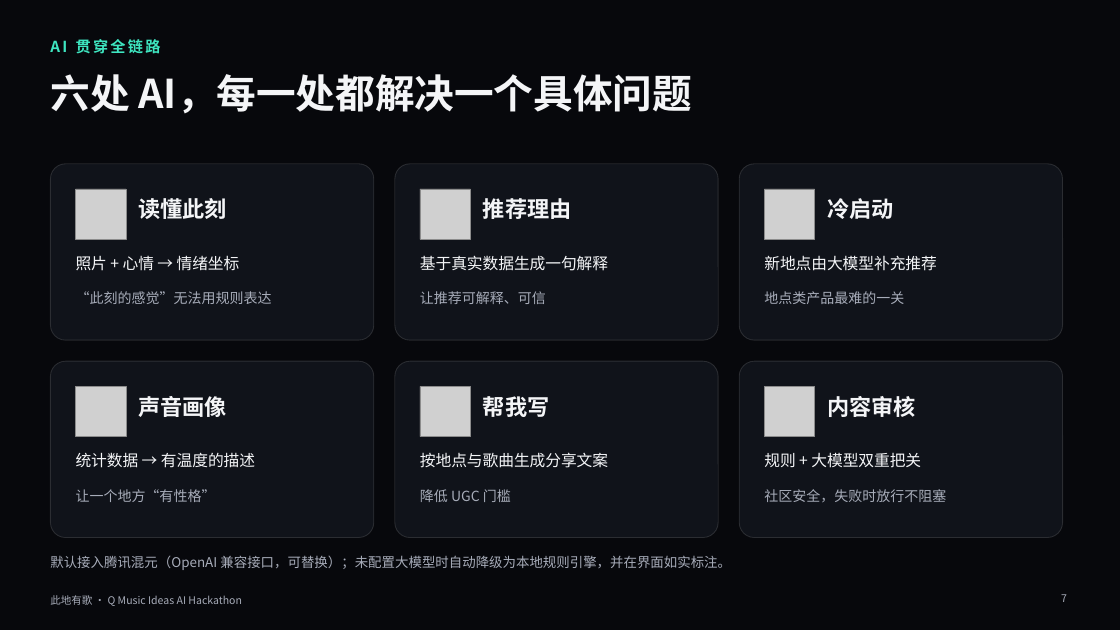
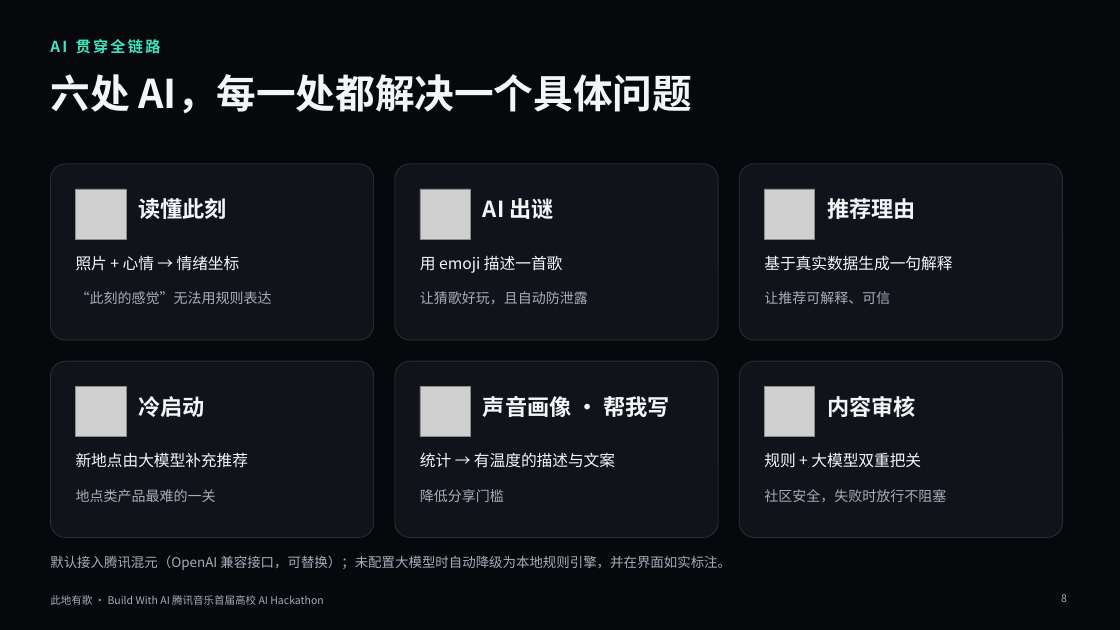
Before and after one commit to QHY8IV/MusicHere, a slide deck: slide 8 of pitch/此地有歌-路演.pptx (slide 7 before the commit). Drawn at 1120x630 pixels with LibreOffice and Linux fonts; fonts in the diff are those of the drawing; grey boxes stand for pictures; background and template pictures are left out. Boxes give left, top, right and bottom in pixels: in the first picture for what was removed or moved away, otherwise in the second. Text is boxed around its words. In the diff, an @@ line names an element or a change of style, - is before the commit and + after.

```diff
--- a/pitch/此地有歌-路演.pptx
+++ b/pitch/此地有歌-路演.pptx
@@ text at (483,198,553,219): text changed @@
-推荐理由
+AI 出谜
@@ text at (827,198,915,219): text changed @@
-冷启动
+推荐理由
@@ text at (420,256,562,273): text changed @@
-基于真实数据生成一句解释
+用 emoji 描述一首歌
@@ text at (764,255,952,271): text changed @@
-新地点由大模型补充推荐
+基于真实数据生成一句解释
@@ text at (420,291,588,304): text changed @@
-让推荐可解释、可信
+让猜歌好玩，且自动防泄露
@@ text at (764,291,890,304): text changed @@
-地点类产品最难的一关
+让推荐可解释、可信
@@ text at (139,396,205,417): text changed @@
-声音画像
+冷启动
@@ text at (483,396,670,417): text changed @@
-帮我写
+声音画像 · 帮我写
@@ text at (76,452,249,468): text changed @@
-统计数据 → 有温度的描述
+新地点由大模型补充推荐
@@ text at (420,452,615,468): text changed @@
-按地点与歌曲生成分享文案
+统计 → 有温度的描述与文案
@@ text at (76,489,216,502): text changed @@
-让一个地方“有性格”
+地点类产品最难的一关
@@ text at (420,489,504,502): text changed @@
-降低 UGC 门槛
+降低分享门槛
@@ text at (50,595,323,605): text changed @@
-此地有歌 · Q Music Ideas AI Hackathon
+此地有歌 · Build With AI 腾讯音乐首届高校 AI Hackathon
@@ page number at (1061,594,1067,602): text changed @@
-7
+8
```
Also in this commit, not shown: 8 other slides changed, 2 slides added, 1 slide removed, 5 other files.
